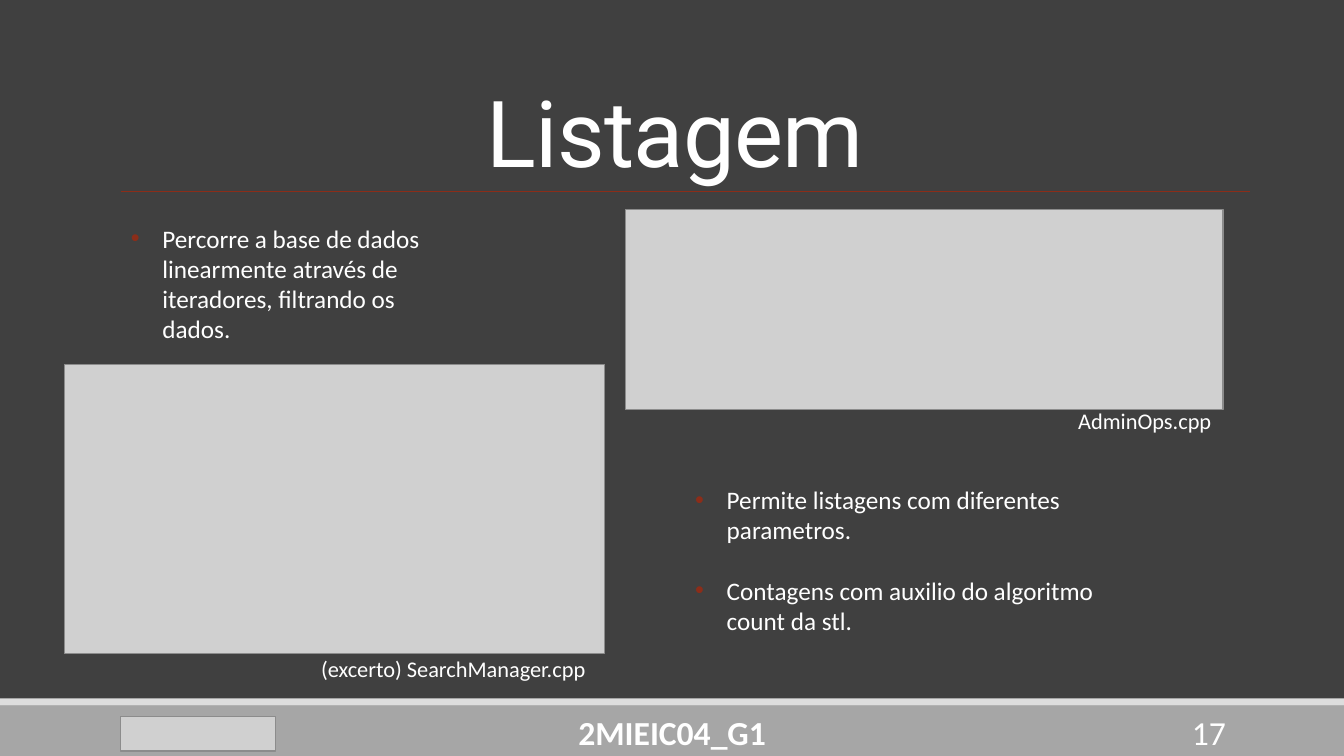
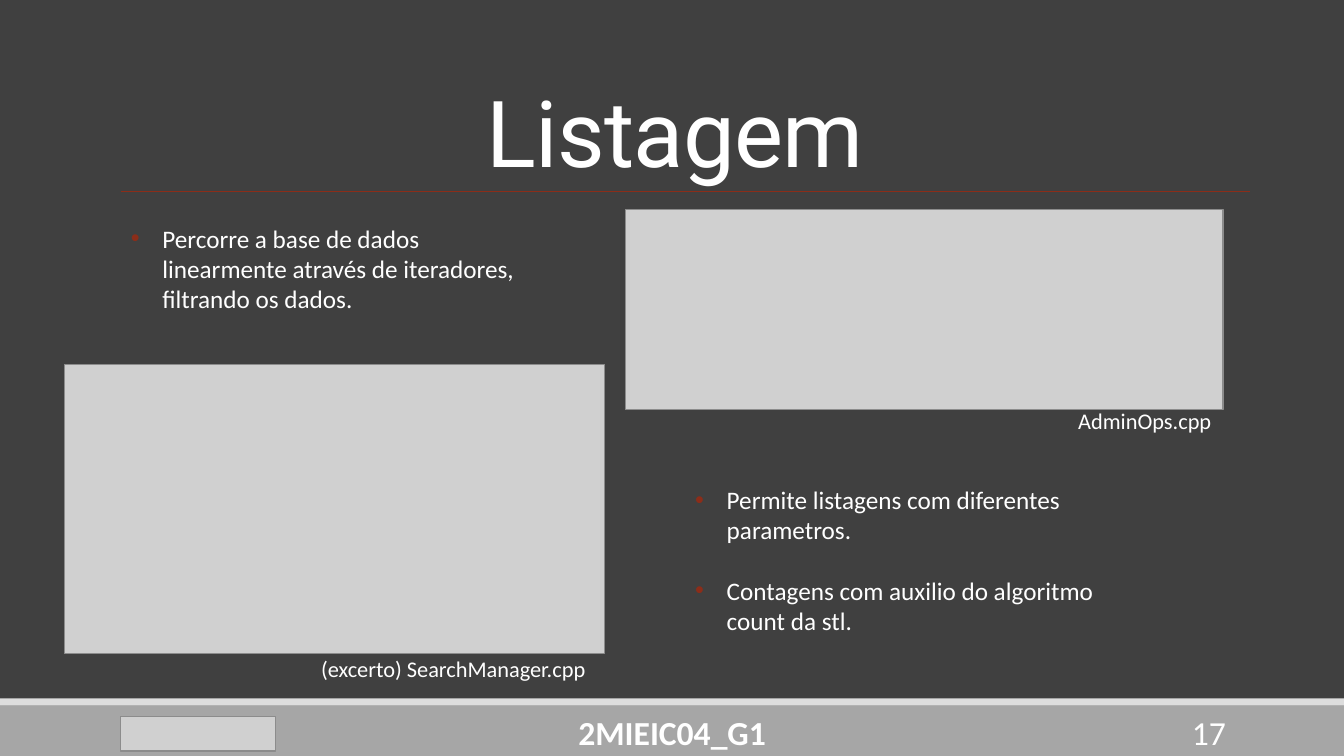
Before and after one commit to DoStini/FEUP-AEDA-proj, a slide deck: slide 17 of StreamZ_Apresentation4.pptx. Drawn at 1344x756 pixels with LibreOffice and Linux fonts; fonts in the diff are those of the drawing; grey boxes stand for pictures. Boxes give left, top, right and bottom in pixels: in the first picture for what was removed or moved away, otherwise in the second. Text is boxed around its words. In the diff, an @@ line names an element or a change of style, - is before the commit and + after.

```diff
--- a/StreamZ_Apresentation4.pptx
+++ b/StreamZ_Apresentation4.pptx
@@ text "Percorre a base de dados ..." rewrapped from (162,230,419,338) to (162,230,513,308) @@
```
Also in this commit, not shown: 9 other slides changed, 1 slide added, 2 slides removed.
